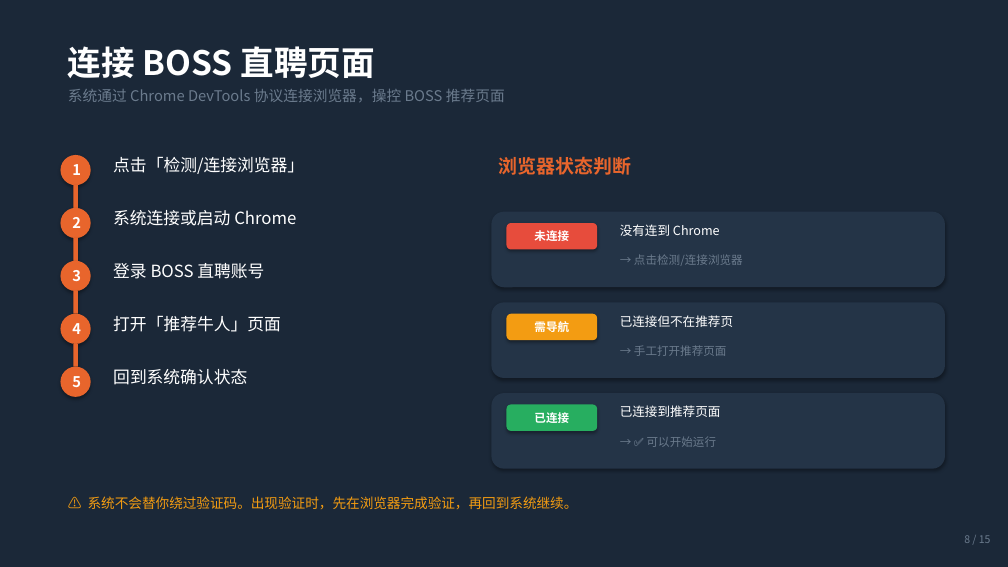
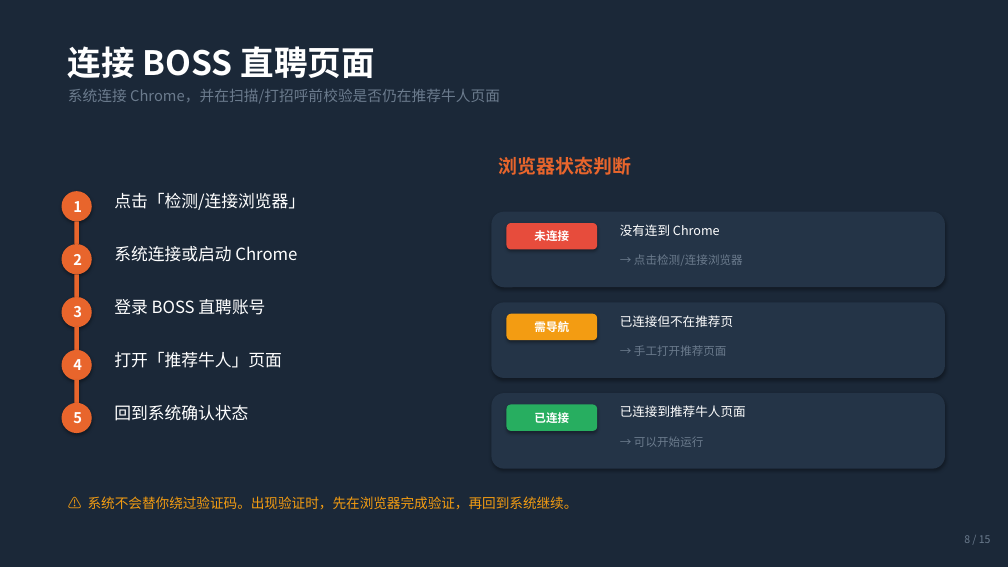
Before and after one commit to chenjinbo1991/boss-resume-filter, a slide deck: slide 8 of docs/BOSS招聘系统操作指南.pptx. Drawn at 1008x567 pixels with LibreOffice and Linux fonts; fonts in the diff are those of the drawing. Boxes give left, top, right and bottom in pixels: in the first picture for what was removed or moved away, otherwise in the second. Text is boxed around its words. In the diff, an @@ line names an element or a change of style, - is before the commit and + after.

Commit message:
文档同步：记录 BOSS 直聘 srcdoc iframe 架构约束
核心发现：
- BOSS 直聘推荐页使用 srcdoc iframe 而非 src URL
- iframe.run_js('return location.href') 始终返回 about:srcdoc
- 导致 API 监听和直调均无效，只能使用 DOM 滚动提取

文档更新：
- CLAUDE.md/AGENTS.md: 更新反爬对抗和候选人提取章节，明确 srcdoc 约束
- 新增记忆文件 boss-srcdoc-architecture.md 记录架构约束和验证方法
- MEMORY.md: 索引新增记忆文件

代码变更：
- bossmaster.py: 添加诊断日志，优化刷新等待逻辑（轮询检查 iframe 内容就绪）
- gui_main.py: 拆分 notice_callback 为阻塞/非阻塞两个回调
- tests: 更新测试用例以适配新的回调机制

```diff
--- a/docs/BOSS招聘系统操作指南.pptx
+++ b/docs/BOSS招聘系统操作指南.pptx
@@ text at (x1=68, y1=89, x2=500, y2=104): text changed @@
-系统通过 Chrome DevTools 协议连接浏览器，操控 BOSS 推荐页面
+系统连接 Chrome，并在扫描/打招呼前校验是否仍在推荐牛人页面
@@ 5 ellipses, 5 texts, 4 rectangles moved together from (x1=60, y1=155, x2=304, y2=397) to (x1=61, y1=191, x2=305, y2=433) @@
@@ text at (x1=620, y1=405, x2=746, y2=417): text changed @@
-已连接到推荐页面
+已连接到推荐牛人页面
@@ text at (x1=634, y1=437, x2=704, y2=447): text changed @@
-→ ✅ 可以开始运行
+→ 可以开始运行
```
Also in this commit, not shown: 13 other slides changed, 16 other files.
